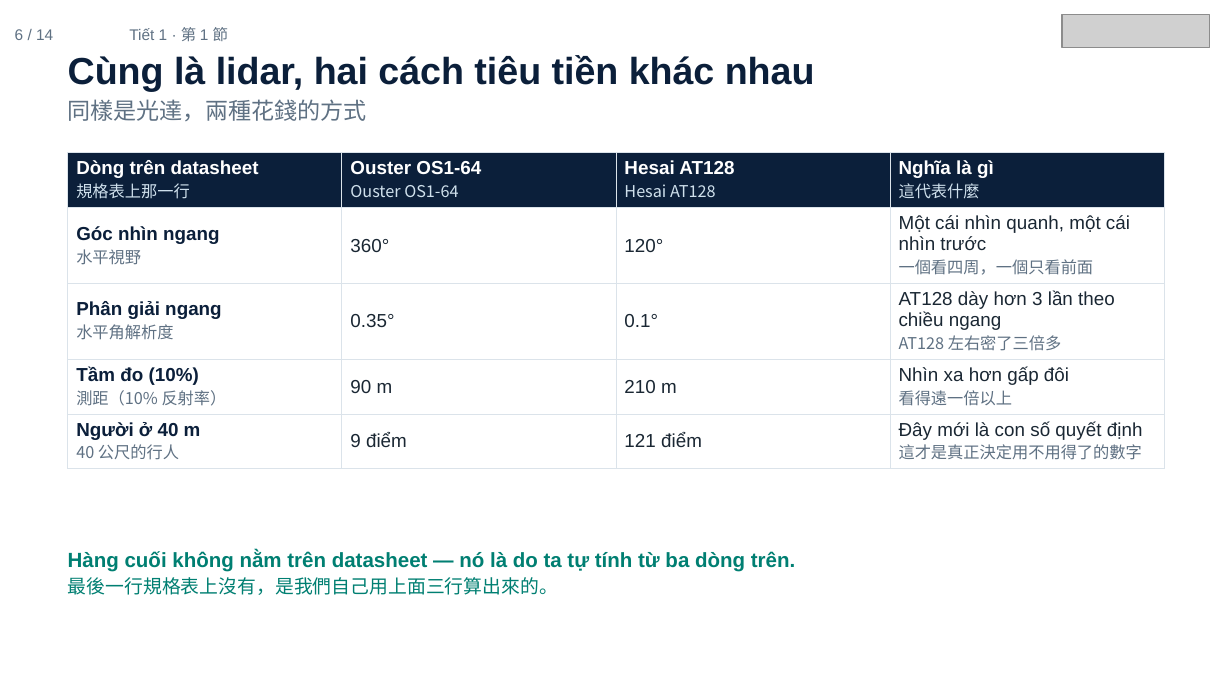
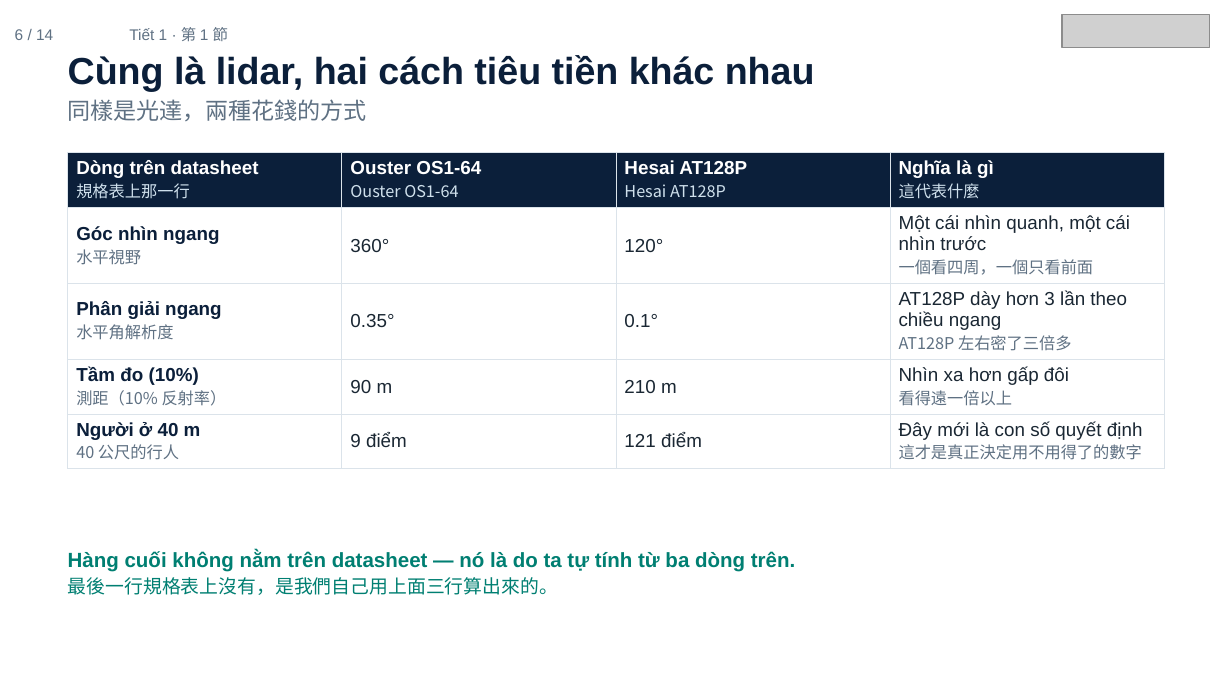
Before and after one commit to ch-neural/MITUST-Principles-of-Self-Driving-Cars, a slide deck: slide 6 of 第五週(10-08)/第五週_第1節_簡報.pptx. Drawn at 1232x693 pixels with LibreOffice and Linux fonts; fonts in the diff are those of the drawing; grey boxes stand for pictures. Boxes give left, top, right and bottom in pixels: in the first picture for what was removed or moved away, otherwise in the second. Text is boxed around its words. In the diff, an @@ line names an element or a change of style, - is before the commit and + after.

```diff
--- a/第五週(10-08)/第五週_第1節_簡報.pptx
+++ b/第五週(10-08)/第五週_第1節_簡報.pptx
@@ table at bbox=[68, 153, 1167, 464] @@
-row 1, column 3: Hesai AT128 / Hesai AT128
+row 1, column 3: Hesai AT128P / Hesai AT128P
-row 3, column 4: AT128 dày hơn 3 lần theo chiều ngang / AT128 左右密了三倍多
+row 3, column 4: AT128P dày hơn 3 lần theo chiều ngang / AT128P 左右密了三倍多
```
Also in this commit, not shown: 6 other slides changed, 4 other files.
